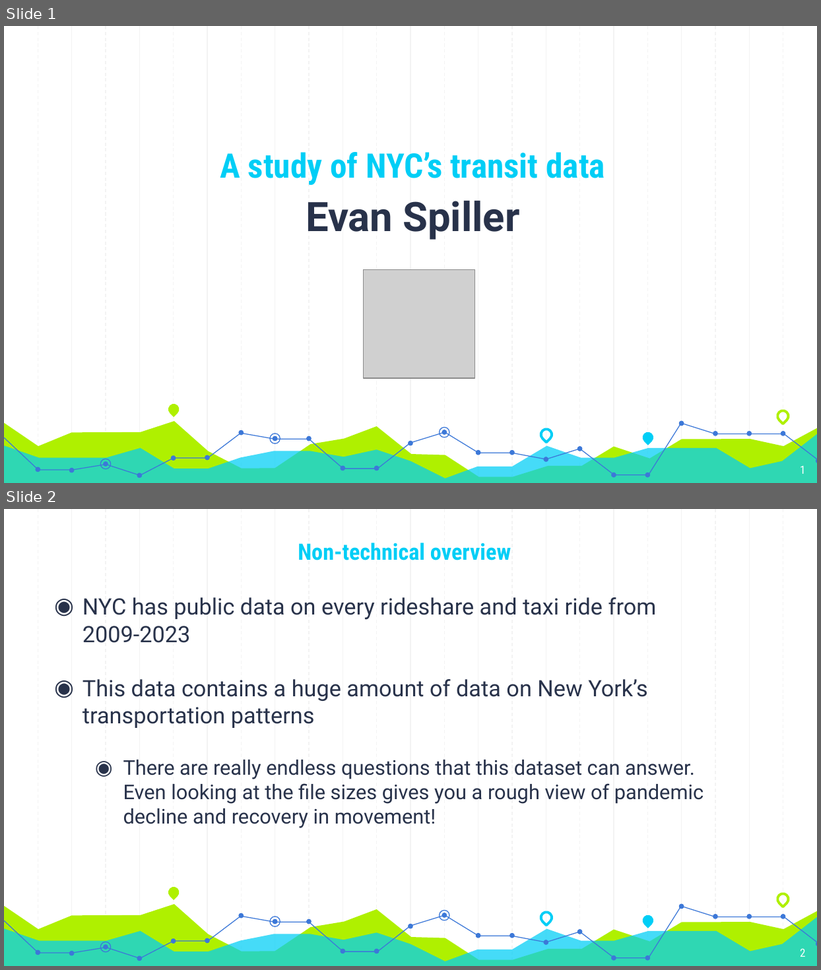
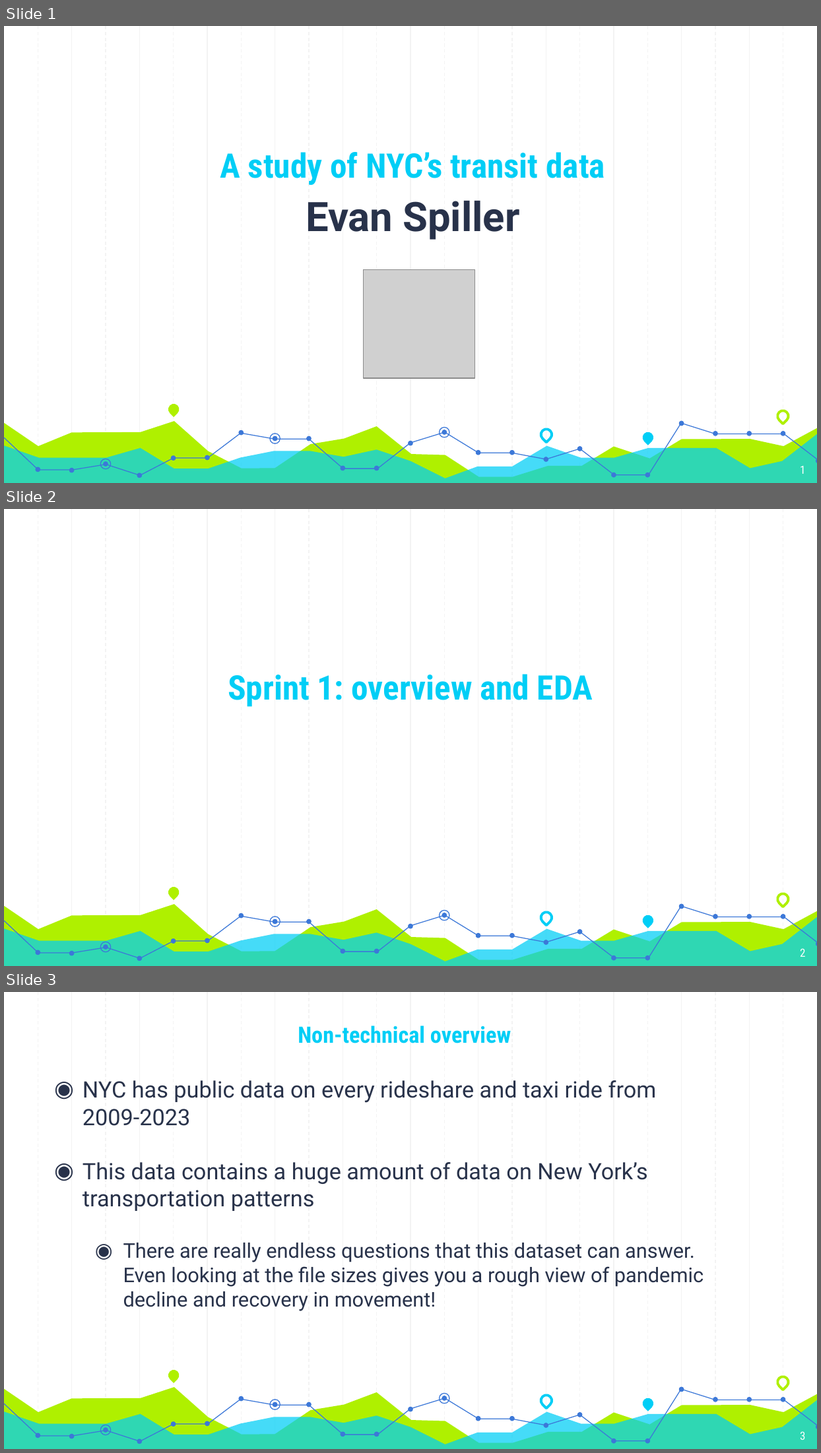
Before and after one commit to evanspiller0202/CapstoneMTAbestroute, a slide deck: reports/Capstone_summary.pptx. Shown one above the other, each under a label of ours: slides 1 and 2 before the commit, slides 1, 2 and 3 after it. The pictures are 821x970 and 821x1453 pixels, drawn with LibreOffice and Linux fonts; fonts in the diff are those of the drawing; grey boxes stand for pictures. Boxes give left, top, right and bottom in pixels: in the first picture for what was removed or moved away, otherwise in the second. Text is boxed around its words. In the diff, an @@ line names an element or a change of style, - is before the commit and + after.

```diff
--- a/reports/Capstone_summary.pptx
+++ b/reports/Capstone_summary.pptx
@@ slide 2 added at box(4, 509, 817, 966), background #FFFFFF; not listed: 59 template elements that a slide beside it also shows @@
@@ title added at box(228, 674, 593, 707), 30 pt, text #00CEF6, bold @@
+Sprint 1: overview and EDA
@@ page number added at box(800, 949, 805, 957), 10 pt, text #FFFFFF @@
+2
@@ what was slide 2 is now slide 3 @@
@@ page number at box(800, 1432, 805, 1440): text changed @@
-2
+3
```
Also in this commit, not shown: 1 slide changed, 6 other slides added, 16 other files.
